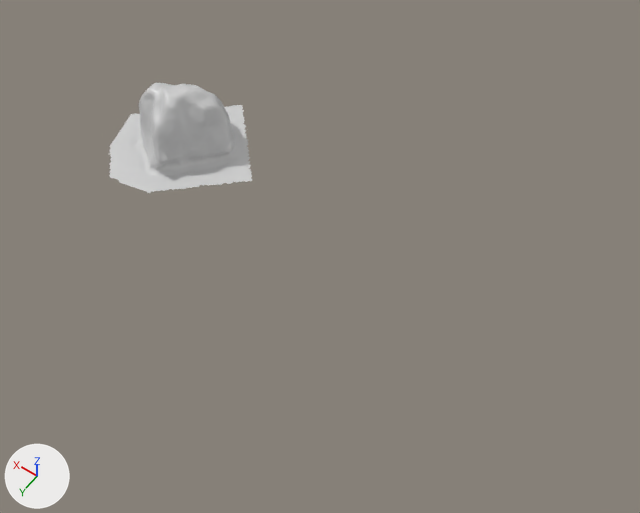
Renders of the COLLADA model models/rock_blue/meshes/blue_rock.dae from each side of a commit.
Camera for both pictures: a camera (50 mm lens) standing at (-2.18, 2.31, 3.69) and looking at (-0.72, 0.27, 0.49). Arrows for +X, +Y and +Z are at lower left; the lights stay in place. Where no turn or scale is listed for an object, it has been applied to the vertices.

Script lines for the objects in view, before the commit:
```python
mat_material_0_003 = principled_material('material_0_003')
mat_material_0_003.base_color = (0.64, 0.64, 0.64)  # light grey #d1d1d1
mat_material_0_003.roughness = 0.35
mat_material_1_003 = principled_material('material_1_003')
mat_material_1_003.base_color = (0.64, 0.64, 0.64)  # light grey #d1d1d1
mat_material_1_003.roughness = 0.35
me_textured_003 = bpy.data.meshes.new('textured.003')
me_textured_003.from_pydata(...)  # 5902 vertices, 11569 faces; spans x -0.69..0.246, y -0.321..0.596, z -0.013..0.433
# faces by material slot: [875, 23, 10341, 14, 316]
me_textured_003.materials.append(mat_material_1_003)  # light grey #d1d1d1
me_textured_003.materials.append(mat_material_3_003)  # light grey #d1d1d1
me_textured_003.materials.append(mat_material_0_003)  # light grey #d1d1d1
me_textured_003.materials.append(mat_material_4_003)  # light grey #d1d1d1
me_textured_003.materials.append(mat_material_2_003)  # light grey #d1d1d1
ob_textured_003 = bpy.data.objects.new('textured_003', me_textured_003)
ob_textured_003.location = (0.814, -0.401, 0.002)
```
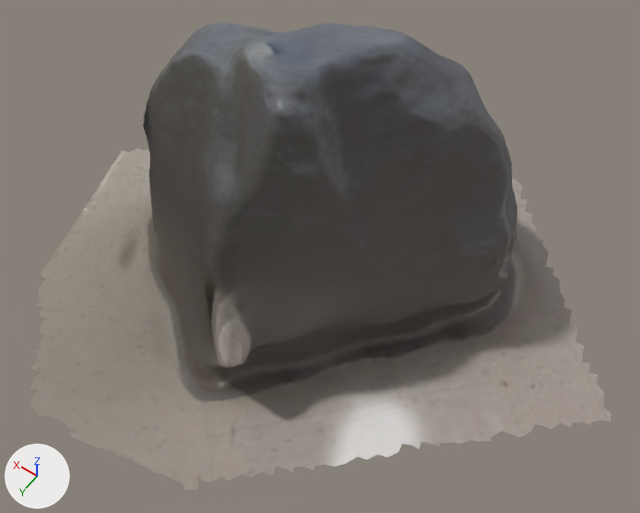
Where the newer file only moved an object's origin or applied its transform, the numbers keep the older frame.

What differs and where, as boxes (x1, y1, x2, y2) in the pictures (640 x 513 px):
'textured_003', surface changed, reshaped (306% wider, 322% taller)
    before: (109, 83, 252, 193)
    after: (29, 23, 612, 490)

The change, as a diff of the scene's bpy script:
```diff
--- a/models/rock_blue/meshes/blue_rock.dae.py
+++ b/models/rock_blue/meshes/blue_rock.dae.py
@@ img_textured_material0000_map_kd_png_002_png @@
+img_textured_material0000_map_kd_png_002_png = load_image('textured_material0000_map_Kd.png.002.png', 'textured_material0000_map_Kd.png.002.png', 2048, 2048, 'sRGB')
@@ img_textured_material0001_map_kd_png_002_png @@
+img_textured_material0001_map_kd_png_002_png = load_image('textured_material0001_map_Kd.png.002.png', 'textured_material0001_map_Kd.png.002.png', 1024, 1024, 'sRGB')
@@ mat_material_1_003 @@
 mat_material_1_003 = principled_material('material_1_003')
-mat_material_1_003.base_color = (0.64, 0.64, 0.64)  # light grey #d1d1d1
+mat_material_1_003.texture = img_textured_material0001_map_kd_png_002_png
 mat_material_1_003.roughness = 0.35
@@ mat_material_0_003 @@
 mat_material_0_003 = principled_material('material_0_003')
-mat_material_0_003.base_color = (0.64, 0.64, 0.64)  # light grey #d1d1d1
+mat_material_0_003.texture = img_textured_material0000_map_kd_png_002_png
 mat_material_0_003.roughness = 0.35
@@ me_textured_003 @@
 me_textured_003.from_pydata(...)  # 5902 vertices, 11569 faces; spans x -0.69..0.246, y -0.321..0.596, z -0.013..0.433
 # used by ob_textured_003; location = (0.814, -0.401, 0.002)
+# me_textured_003 part 1: the whole mesh is multiplied about its middle by the matrix ((3.234, 0.001, 0.111), (-0.001, 3.236, 0.009), (-0.111, -0.009, 3.234)), then moved by (-1.208, 0.279, 0.554)
 me_textured_003.materials.append(mat_material_1_003)
```
